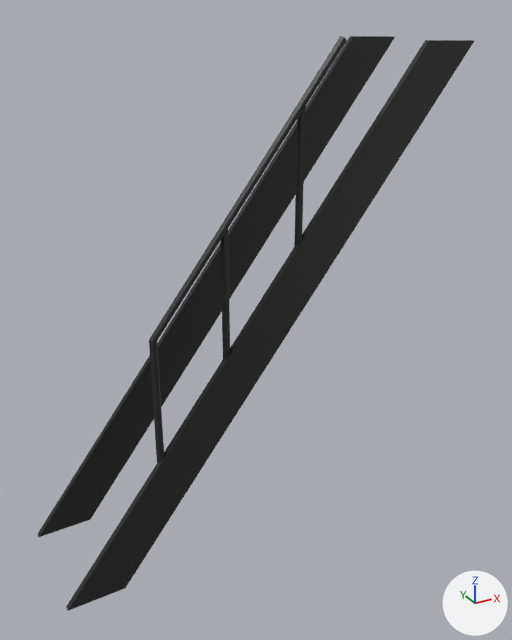
An edit to the FBX model VR Hackathon/Assets/Custom Content/3D Models/Residential Building 2/FireEscapeStairs_ResidentialBuilding2.fbx, drawn before and after from the same camera.
Before and after are seen from a 50 mm camera at (-0.72, -6.16, 5.82) aimed at (0.92, -3.18, 4.33). The lights are fixed; the arrows at lower right show +X, +Y and +Z. Where no turn or scale is listed for an object, it has been applied to the vertices.

The first picture shows 'BezierCurve.001', 'Cube.027'.
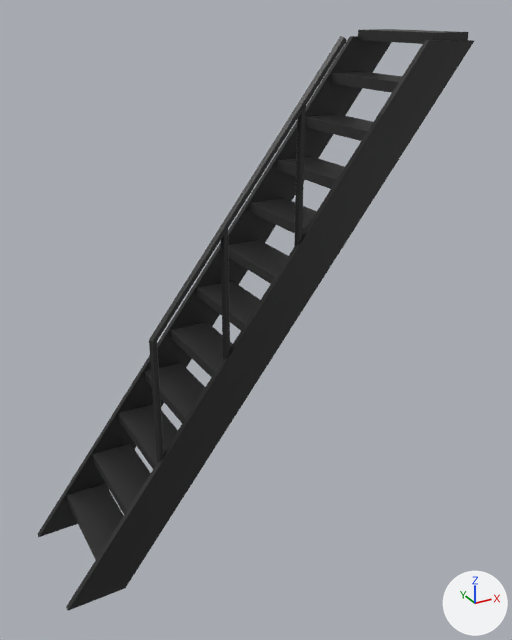
Commit message: Added stair steps and handrail to fire escape stairs model

What changed in the scene script:
```text
Add me_cube_043:
    me_cube_043.from_pydata(...)  # 96 vertices, 72 faces; spans x -0.11..1.94, y -0.3..0.3, z -0.03..2.4
    me_cube_043.materials.append(mat_fireescape)  # black #252525
Add ob_stairs_001:
    ob_stairs_001 = bpy.data.objects.new('Stairs.001', me_cube_043)
    ob_stairs_001.location = (0.023, -3.115, 3.314)
```

Pixel boxes (x1, y1, x2, y2) of what changed, in the pictures (512 x 640 px):
'Stairs.001', added (black): after (67, 29, 469, 560)
